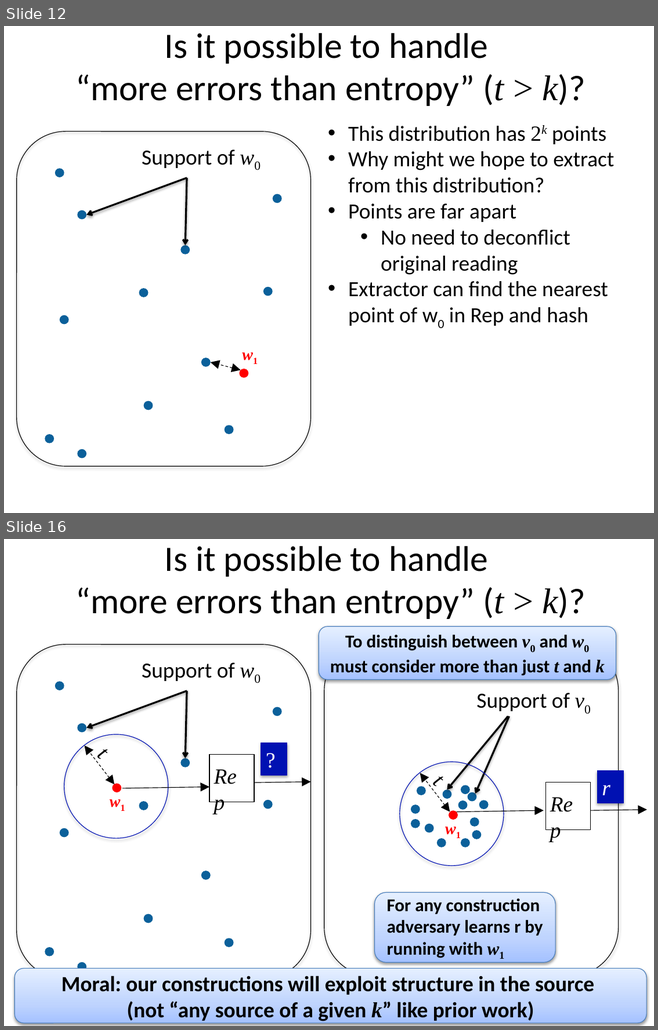
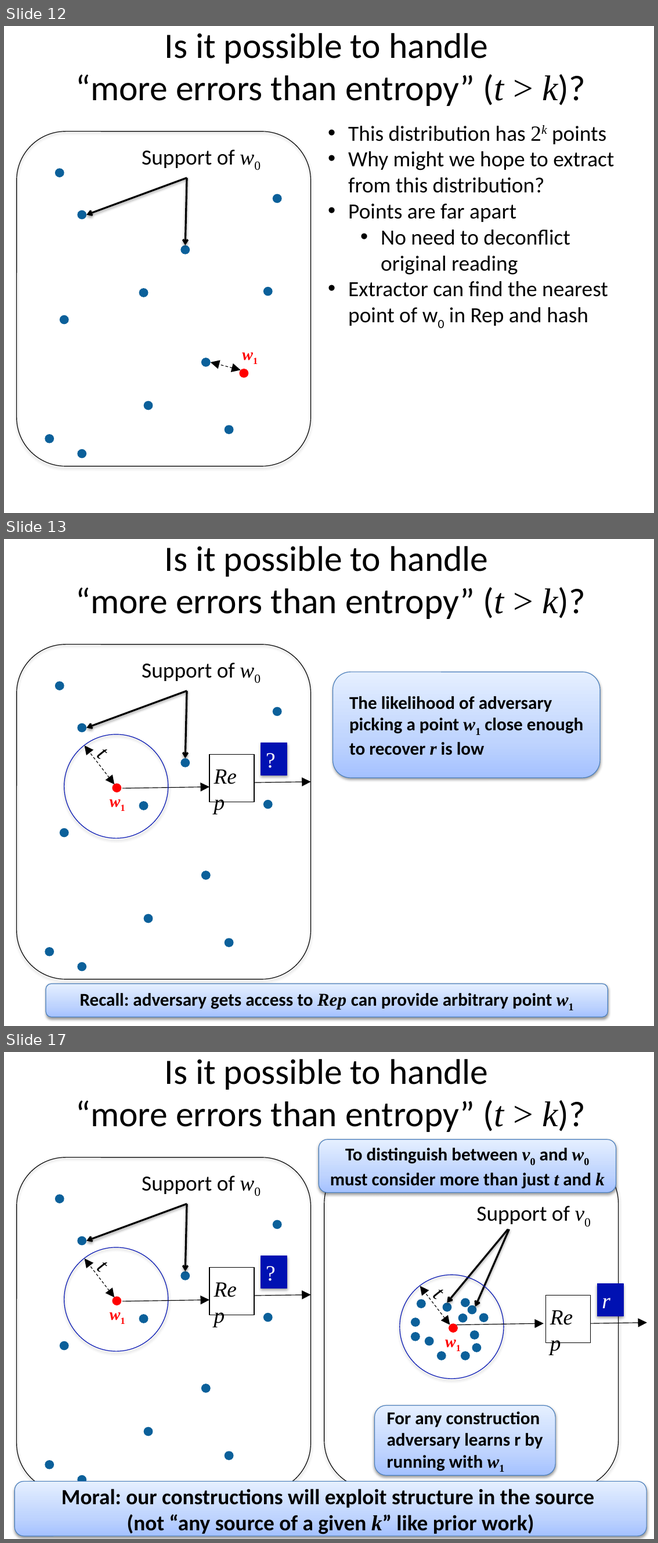
Before and after one commit to xianruimeng/comp-fuzzy-ext, a slide deck: constantRate/MoreErrorsThanEntropy-Brown.pptx. Shown one above the other, each under a label of ours: slides 12 and 16 before the commit, slides 12, 13 and 17 after it; the slides between them are not shown. The pictures are 658x1030 and 658x1543 pixels, drawn with LibreOffice and Linux fonts; fonts in the diff are those of the drawing. Boxes give left, top, right and bottom in pixels: in the first picture for what was removed or moved away, otherwise in the second. Text is boxed around its words. In the diff, an @@ line names an element or a change of style, - is before the commit and + after.

```diff
--- a/constantRate/MoreErrorsThanEntropy-Brown.pptx
+++ b/constantRate/MoreErrorsThanEntropy-Brown.pptx
@@ slide 13 added at (x1=4, y1=539, x2=654, y2=1026), background #FFFFFF @@
@@ title added at (x1=76, y1=546, x2=585, y2=619), 39.6 pt, text #000000 @@
+Is it possible to handle
+“more errors than entropy” (t > k)?
@@ rounded rectangle added at (x1=16, y1=644, x2=311, y2=979), outline #000000 0.75 pt @@
@@ text added at (x1=141, y1=663, x2=235, y2=681), 24 pt, text #000000 @@
+Support of w0
@@ rounded rectangle added at (x1=333, y1=672, x2=600, y2=778), fill gradient #A4C4FF to #BFD4FF to #E6EEFF, outline #4B7EBC 0.75 pt, 20 pt, text #000000, bold @@
+The likelihood of adversary picking a point w1 close enough to recover r is low
@@ ellipse added at (x1=54, y1=681, x2=64, y2=690), fill #0B609A @@
@@ arrow added from (187, 691) to (86, 728), #000000 2 pt @@
@@ arrow added from (187, 691) to (185, 759), #000000 2 pt @@
@@ ellipse added at (x1=273, y1=707, x2=281, y2=716), fill #0B609A @@
@@ ellipse added at (x1=78, y1=723, x2=86, y2=733), fill #0B609A @@
@@ ellipse added at (x1=64, y1=734, x2=168, y2=838), outline #0011B2 0.75 pt @@
@@ double arrow added from (114, 784) to (85, 745), #000000 0.75 pt dashed @@
@@ text added at (x1=259, y1=743, x2=282, y2=776), 24 pt, text #FFFFFF @@
+?
@@ rectangle added at (x1=262, y1=743, x2=287, y2=776), fill #0011B2, outline #0011B2 0.75 pt @@
@@ text added at (x1=96, y1=752, x2=101, y2=759), 24 pt, text #000000, italic @@
+t
@@ ellipse added at (x1=181, y1=759, x2=190, y2=768), fill #0B609A @@
@@ text added at (x1=208, y1=759, x2=245, y2=784), 24 pt, text #000000, italic @@
+Rep
@@ trapezoid added at (x1=209, y1=755, x2=254, y2=802), outline #000000 0.75 pt @@
@@ text added at (x1=264, y1=753, x2=273, y2=768), 24 pt, text #FFFFFF, italic @@
+r
@@ arrow added from (255, 783) to (311, 782), #000000 0.75 pt @@
@@ text added at (x1=103, y1=788, x2=135, y2=814), 18 pt, text #FF0000, bold, italic @@
+w1
@@ ellipse added at (x1=112, y1=783, x2=121, y2=792), fill #FF0000 @@
@@ arrow added from (122, 788) to (209, 787), #000000 0.75 pt @@
@@ ellipse added at (x1=139, y1=801, x2=148, y2=810), fill #0B609A @@
@@ ellipse added at (x1=263, y1=800, x2=273, y2=809), fill #0B609A @@
@@ ellipse added at (x1=59, y1=828, x2=68, y2=837), fill #0B609A @@
@@ ellipse added at (x1=201, y1=871, x2=210, y2=880), fill #0B609A @@
@@ ellipse added at (x1=144, y1=914, x2=152, y2=923), fill #0B609A @@
@@ ellipse added at (x1=224, y1=939, x2=233, y2=947), fill #0B609A @@
@@ ellipse added at (x1=45, y1=947, x2=54, y2=957), fill #0B609A @@
@@ ellipse added at (x1=78, y1=962, x2=86, y2=972), fill #0B609A @@
@@ rounded rectangle added at (x1=46, y1=984, x2=607, y2=1017), fill gradient #A4C4FF to #BFD4FF to #E6EEFF, outline #4B7EBC 0.75 pt, 20 pt, text #000000, bold @@
+Recall: adversary gets access to Rep can provide arbitrary point w1
@@ what was slide 16 is now slide 17 @@
```
Also in this commit, not shown: 2 slides changed.
